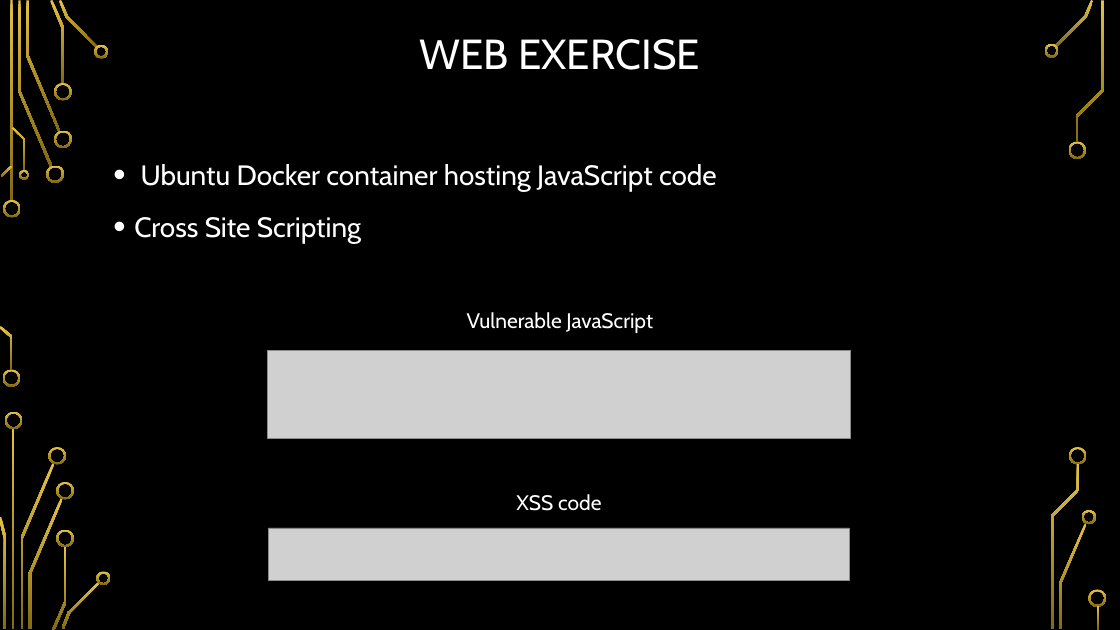
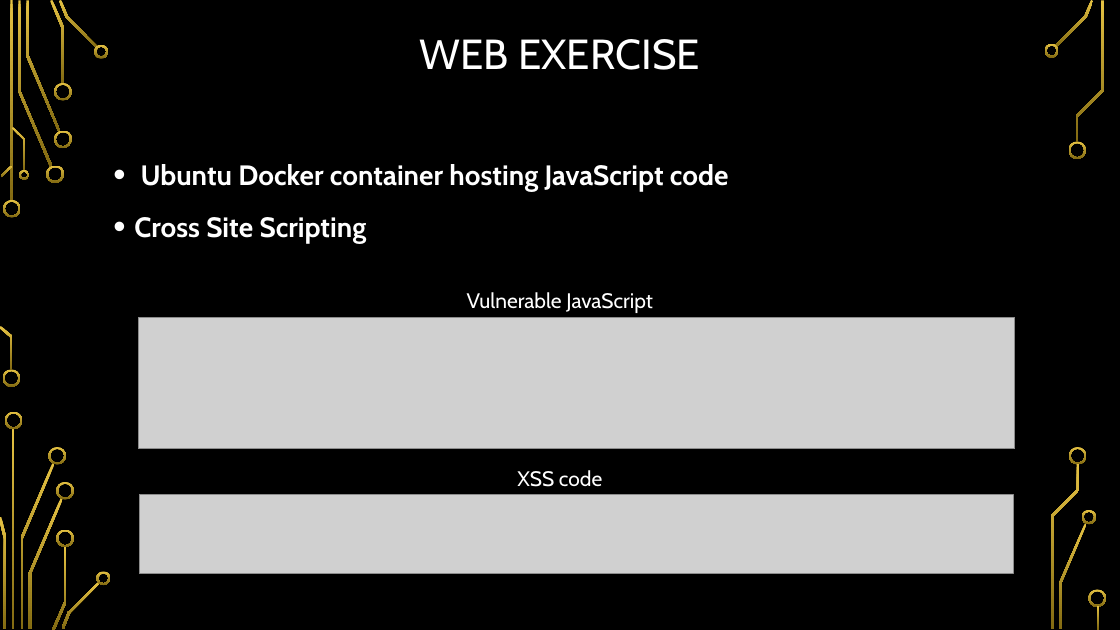
Before and after one commit to so87/Security-Lab-Manager, a slide deck: slide 13 of documentation/presentation.pptx. Drawn at 1120x630 pixels with LibreOffice and Linux fonts; fonts in the diff are those of the drawing; grey boxes stand for pictures; background and template pictures are left out. Boxes give left, top, right and bottom in pixels: in the first picture for what was removed or moved away, otherwise in the second. Text is boxed around its words. In the diff, an @@ line names an element or a change of style, - is before the commit and + after.

```diff
--- a/documentation/presentation.pptx
+++ b/documentation/presentation.pptx
@@ text "Ubuntu Docker container hosting JavaScript ..." at (x1=134, y1=164, x2=729, y2=244): bold on @@
@@ text "Vulnerable JavaScript" moved from (x1=467, y1=312, x2=653, y2=333) to (x1=467, y1=292, x2=653, y2=313) @@
@@ picture resized from (x1=268, y1=351, x2=851, y2=439) to (x1=139, y1=318, x2=1015, y2=450) @@
@@ text "XSS code" moved from (x1=516, y1=494, x2=601, y2=511) to (x1=517, y1=470, x2=602, y2=487) @@
@@ picture resized from (x1=269, y1=528, x2=850, y2=581) to (x1=139, y1=495, x2=1013, y2=574) @@
```
Also in this commit, not shown: 12 other slides changed, 1 slide added.
